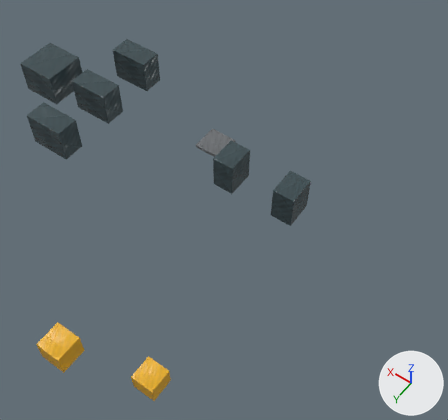
A saved change to the FBX model stw-o3de/Project/Assets/IndustrialYard/STW_INDUSTRIAL_YARD_01/Environment/STW_INDUSTRIAL_YARD_01_cover.fbx.
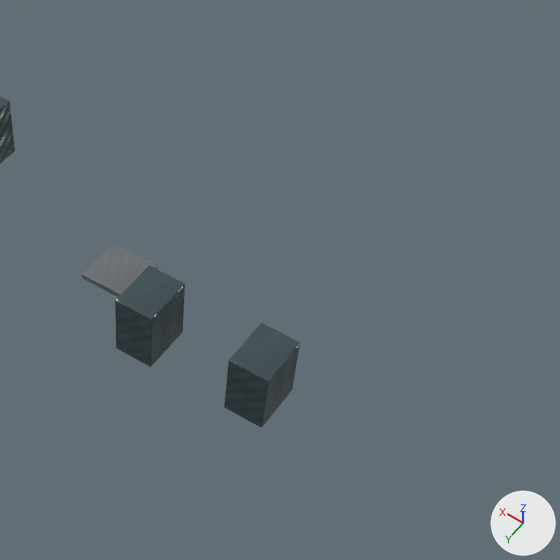
Each version appears first whole from a 50 mm lens placed at (-13.1, 22.4, 31.5), pointed at (2.2, 0.9, -2.3), and next in a close-up on the part from 34% to 100% of the width and 0% to 70% of the height. Every picture has the same lights, and +X, +Y and +Z are marked at lower right. The last two pictures show the newer version.

Objects in the first close-up: 'container_low_a', 'left_cover_cladding', 'right_cover_cladding', 'service_step_skin'.
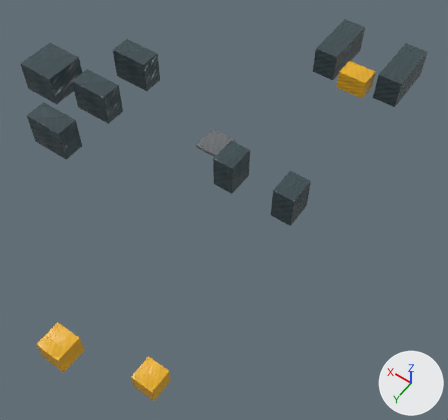
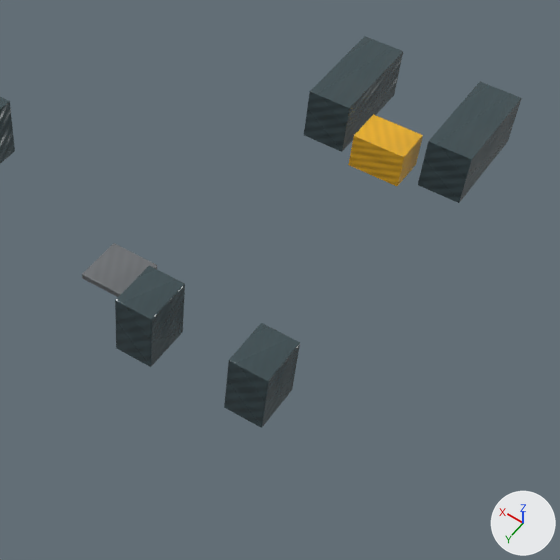
What differs and where, as boxes [x1, y1, x2, y2] in the close-ups (560 x 560 px):
```json
{"object": "truck_trailer_a", "change": "added", "after": [418, 82, 522, 203]}
{"object": "truck_trailer_b", "change": "added", "after": [304, 36, 403, 152]}
{"object": "loading_crates", "change": "added", "after": [348, 114, 423, 186], "on screen": "orange"}
```

The change, as JSON lines over the scene's bpy script:
```json
{"op": "add", "block": "me_cube_195", "code": ["me_cube_195 = bpy.data.meshes.new('Cube.195')", "me_cube_195.from_pydata(...)  # 56 vertices, 54 faces; spans x -0.9..0.9, y -2.25..2.25, z -1.1..1.1", "me_cube_195.materials.append(mat_m_iy_steelpainted)"]}
{"op": "add", "block": "me_cube_194", "code": ["me_cube_194 = bpy.data.meshes.new('Cube.194')", "me_cube_194.from_pydata(...)  # 56 vertices, 54 faces; spans x -0.9..0.9, y -2.25..2.25, z -1.1..1.1", "me_cube_194.materials.append(mat_m_iy_steelpainted)"]}
{"op": "add", "block": "me_cube_189", "code": ["me_cube_189 = bpy.data.meshes.new('Cube.189')", "me_cube_189.from_pydata(...)  # 56 vertices, 54 faces; spans x -1.1..1.1, y -0.8..0.8, z -0.75..0.75", "me_cube_189.materials.append(mat_m_iy_hazard)"]}
{"op": "add", "block": "ob_truck_trailer_b", "code": ["ob_truck_trailer_b = bpy.data.objects.new('truck_trailer_b', me_cube_195)", "ob_truck_trailer_b.location = (2.6, -15.0, 1.1)"]}
{"op": "add", "block": "ob_truck_trailer_a", "code": ["ob_truck_trailer_a = bpy.data.objects.new('truck_trailer_a', me_cube_194)", "ob_truck_trailer_a.location = (-2.6, -15.0, 1.1)"]}
{"op": "add", "block": "ob_loading_crates", "code": ["ob_loading_crates = bpy.data.objects.new('loading_crates', me_cube_189)", "ob_loading_crates.location = (0.0, -13.0, 0.75)"]}
```
